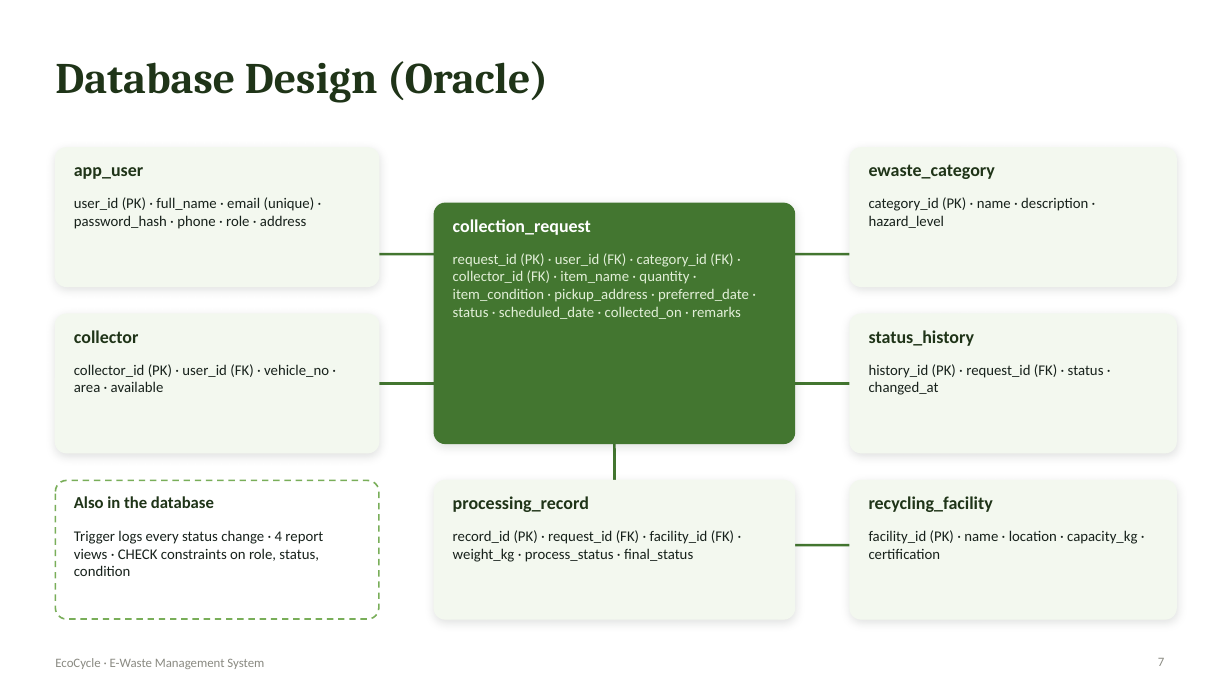
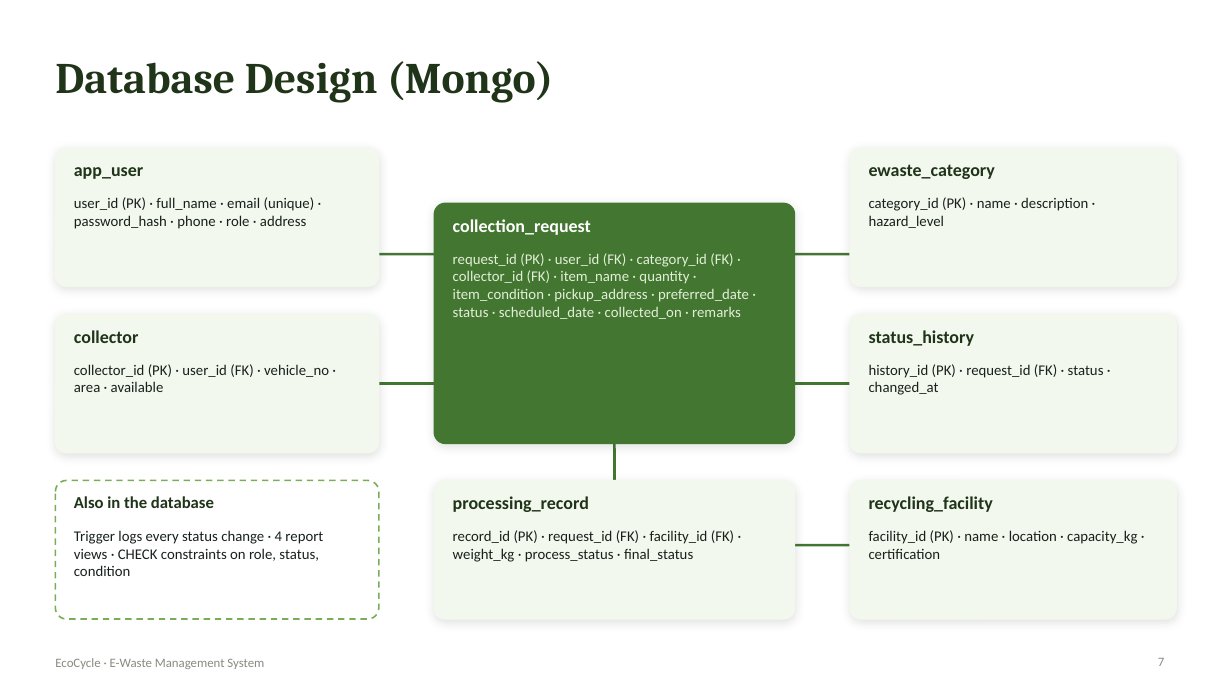
Before and after one commit to Prajj11/E-Waste-Management, a slide deck: slide 7 of EcoCycle_E-Waste_Management_Presentation.pptx. Drawn at 1232x693 pixels with LibreOffice and Linux fonts; fonts in the diff are those of the drawing. Boxes give left, top, right and bottom in pixels: in the first picture for what was removed or moved away, otherwise in the second. Text is boxed around its words. In the diff, an @@ line names an element or a change of style, - is before the commit and + after.

```diff
--- a/EcoCycle_E-Waste_Management_Presentation.pptx
+++ b/EcoCycle_E-Waste_Management_Presentation.pptx
@@ title at <box>55,61,554,103</box>: text changed @@
-Database Design (Oracle)
+Database Design (Mongo)
```
Also in this commit, not shown: 2 other slides changed, 57 other files.
